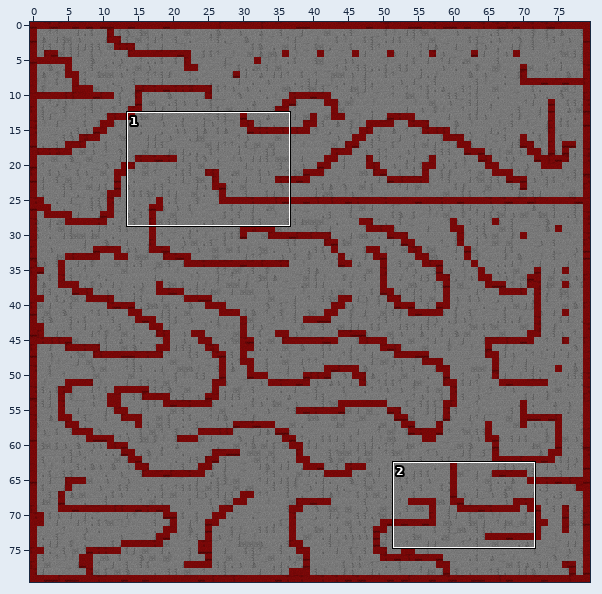
Two versions of a level (Tiled map, LudumDare_DT/resources/tilesets/example.tmx). Above, an overview of the earlier version with the close-up marked.
Close-up. Old version:
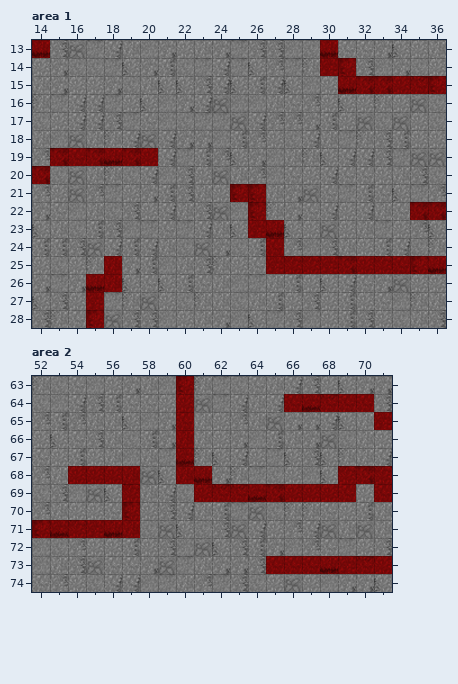
Cells are 32x32 px. Shown: area 1 x 14..36, y 13..28; area 2 x 52..71, y 63..74. The commit also changed other parts of the map, which this record leaves out.
The result:
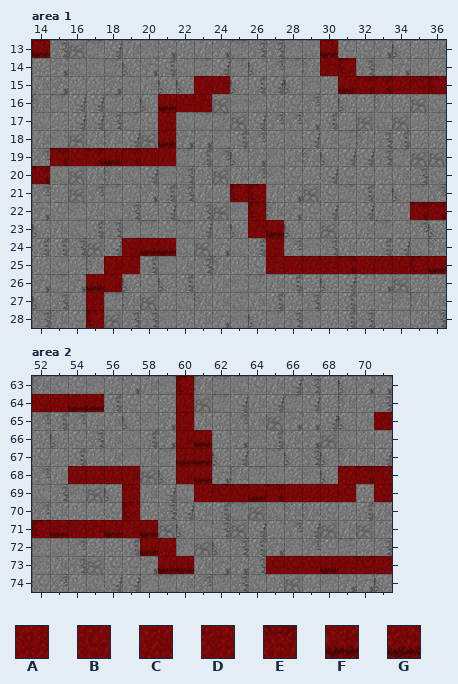
Key: from "someTilesInRed": A 0 "Floor", B 1 "Floor", C 12 "Floor", D 13 "Floor", E 25 "Floor", F 36 "Floor", G 37 "Floor".
_ is an empty cell, . an unchanged one.
Diff:
--- layer "Foreground", area 1
@@ x 20..24 @@
-15 ...__
-16 .___.
-17 ._...
-18 ._...
-19 A_...
+15 ...CC
+16 .FBD.
+17 .B...
+18 .F...
+19 CC...
@@ x 19..21 @@
-24 ___
-25 _..
+24 BFF
+25 B..
--- layer "Foreground", area 2
@@ x 52..70 @@
-64 ____..........BGEBB
+64 BAGG.........._____
@@ x 61..61 @@
-66 _
-67 _
+66 F
+67 F
@@ x 58..60 @@
-71 _..
-72 __.
-73 .__
+71 F..
+72 FA.
+73 .FF
Changed places in both close-ups, as pixel boxes (x1, y1, x2, y2):
changed: (140, 76, 230, 166)
added: (122, 238, 176, 274)
added: (32, 394, 104, 412)
removed: (284, 394, 374, 412)
added: (194, 430, 212, 466)
added: (140, 520, 194, 574)
